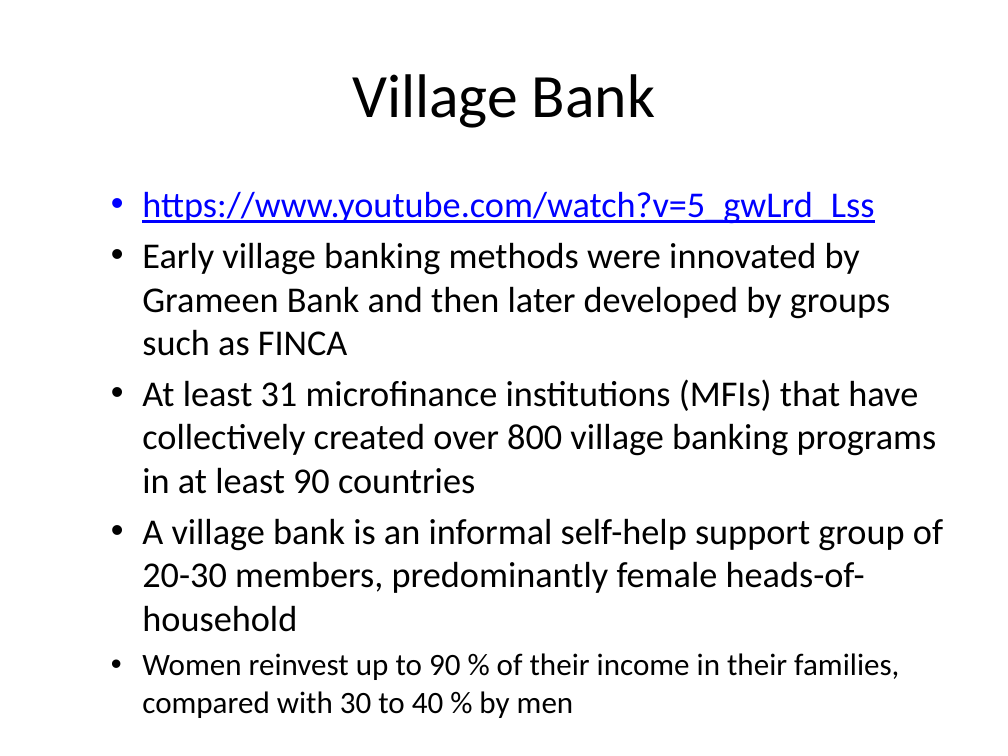
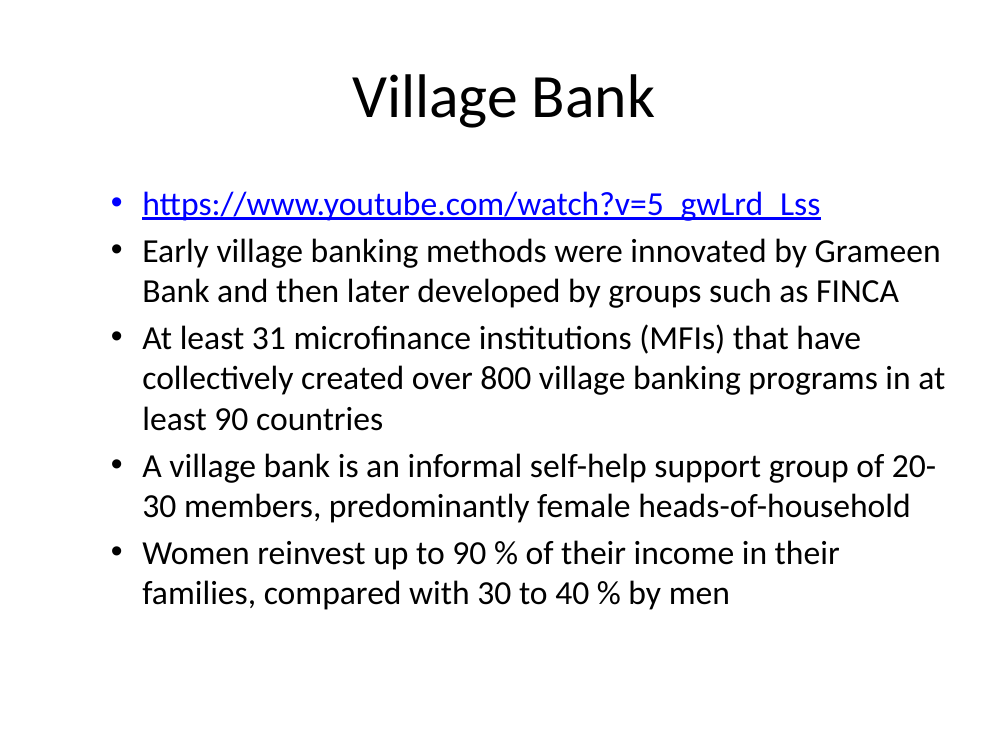
Before and after one commit to huang-pan/village-bank, a slide deck: slide 2 of Village Bank.pptx. Drawn at 1008x756 pixels with LibreOffice and Linux fonts; fonts in the diff are those of the drawing. Boxes give left, top, right and bottom in pixels: in the first picture for what was removed or moved away, otherwise in the second. Text is boxed around its words. In the diff, an @@ line names an element or a change of style, - is before the commit and + after.

```diff
--- a/Village Bank.pptx
+++ b/Village Bank.pptx
@@ text "https://www.youtube.com/watch?v=5_gwLrd_Lss" at <box>142,191,945,610</box>: size 25.9 to 24 pt in "https://www.youtube.com/watch?v=5_gwLrd_Lss", "Early village banking methods were innovated by ...", "At least 31 microfinance institutions (MFIs) that ...", "A village bank is an informal self-help ..."; size 22.2 to 24 pt in "Women reinvest up to 90 % of ..." @@
```
Also in this commit, not shown: 4 other slides changed.
